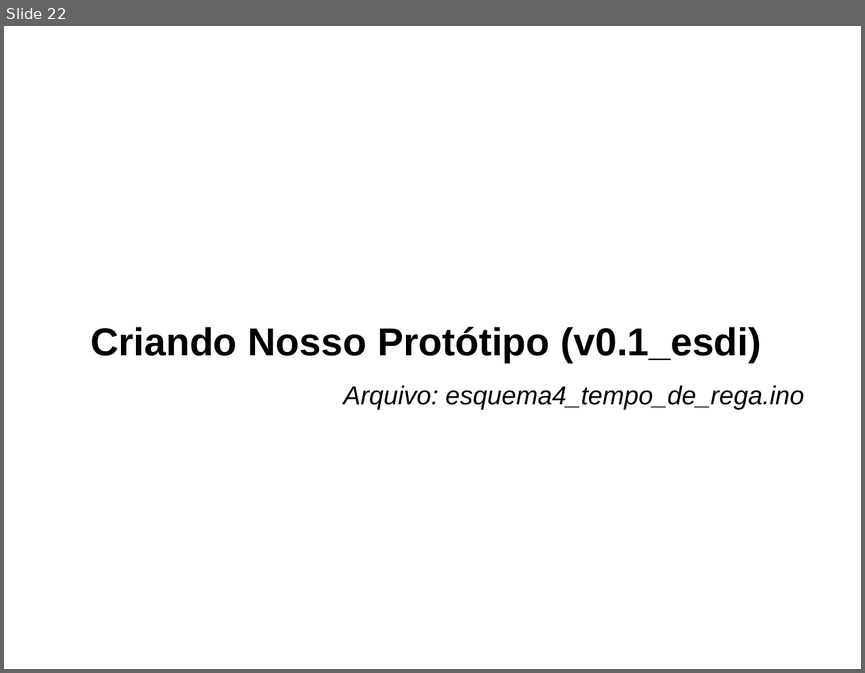
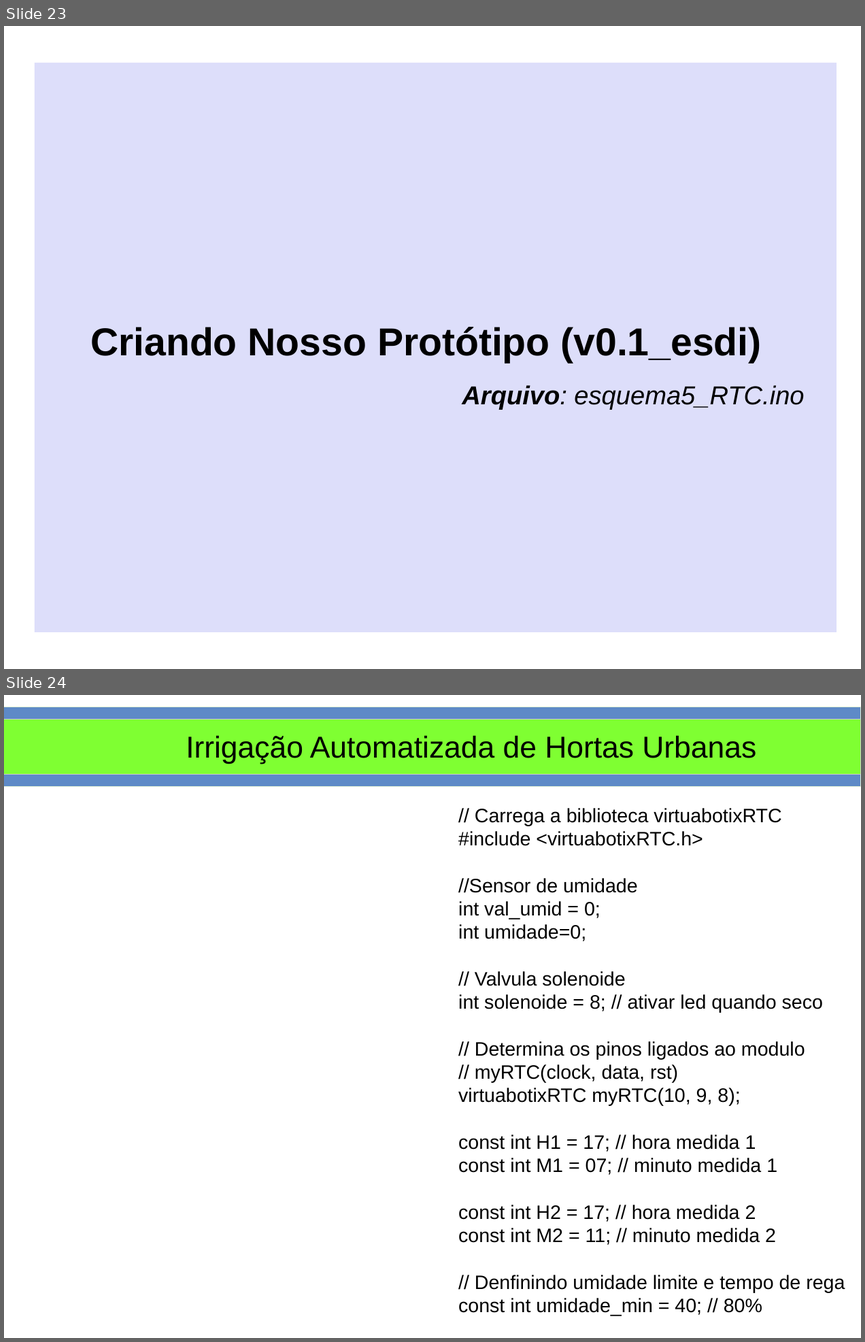
Before and after one commit to smjacques/Horta-Automatizada-ESDI, a slide deck: Slides/Uso de Arduino para Irrigação Automatizada de Hortas Urbanas.odp. Shown one above the other, each under a label of ours: slide 22 before the commit, slides 23 and 24 after it. The pictures are 865x673 and 865x1342 pixels, drawn with LibreOffice and Linux fonts; fonts in the diff are those of the drawing; background and template pictures are left out. Boxes give left, top, right and bottom in pixels: in the first picture for what was removed or moved away, otherwise in the second. Text is boxed around its words. In the diff, an @@ line names an element or a change of style, - is before the commit and + after.

```diff
--- a/Slides/Uso de Arduino para Irrigação Automatizada de Hortas Urbanas.odp
+++ b/Slides/Uso de Arduino para Irrigação Automatizada de Hortas Urbanas.odp
@@ slide 24 added at (4, 695, 861, 1338), background #FFFFFF @@
@@ rectangle added at (4, 707, 861, 787), fill #5E8AC7, outline #E0EFD4 0 pt @@
@@ rectangle added at (4, 719, 861, 775), fill #7FFF32, outline #CCCCCC 0 pt @@
@@ title added at (186, 735, 756, 764), 28 pt, text #000000 @@
+Irrigação Automatizada de Hortas Urbanas
@@ text added at (458, 808, 844, 1315), 18 pt, text #000000 @@
+// Carrega a biblioteca virtuabotixRTC
+#include <virtuabotixRTC.h>
+//Sensor de umidade
+int val_umid = 0;
+int umidade=0;
+// Valvula solenoide
+int solenoide = 8; // ativar led quando seco
+// Determina os pinos ligados ao modulo
+// myRTC(clock, data, rst)
+virtuabotixRTC myRTC(10, 9, 8);
+const int H1 = 17; // hora medida 1
+const int M1 = 07; // minuto medida 1
+const int H2 = 17; // hora medida 2
+const int M2 = 11; // minuto medida 2
+// Denfinindo umidade limite e tempo de rega
+const int umidade_min = 40; // 80%
+int TempoRega = 10000; //10 secs operando
@@ what was slide 22 is now slide 23 @@
@@ slide 23 changed as well @@
@@ rectangle: place and size @@
-rectangle at (35, 106, 836, 589)
+rectangle at (35, 63, 836, 632)
@@ rectangle at (35, 63, 836, 632): fill #FFFFFE at 59% opacity to #C7C9F8 at 60% opacity @@
@@ text at (462, 385, 804, 410): text changed @@
-Arquivo: esquema4_tempo_de_rega.ino
+Arquivo: esquema5_RTC.ino
```
Also in this commit, not shown: 21 other slides changed, 7 other slides added, 4 slides removed, 17 other files.
